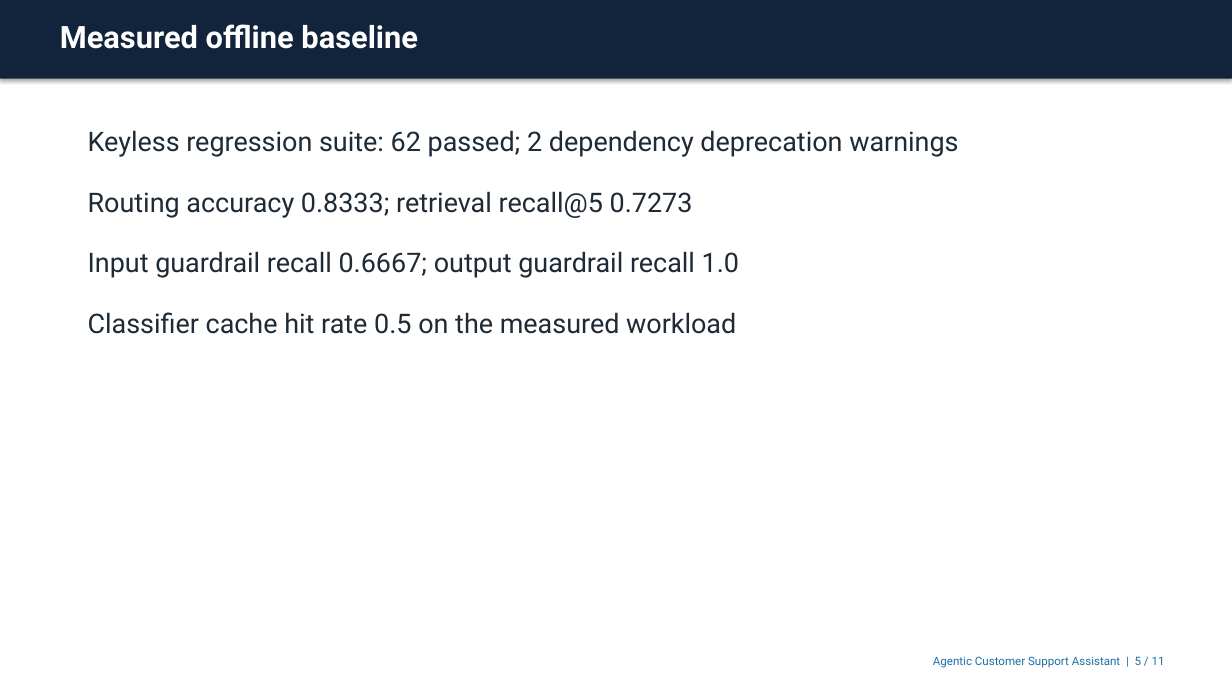
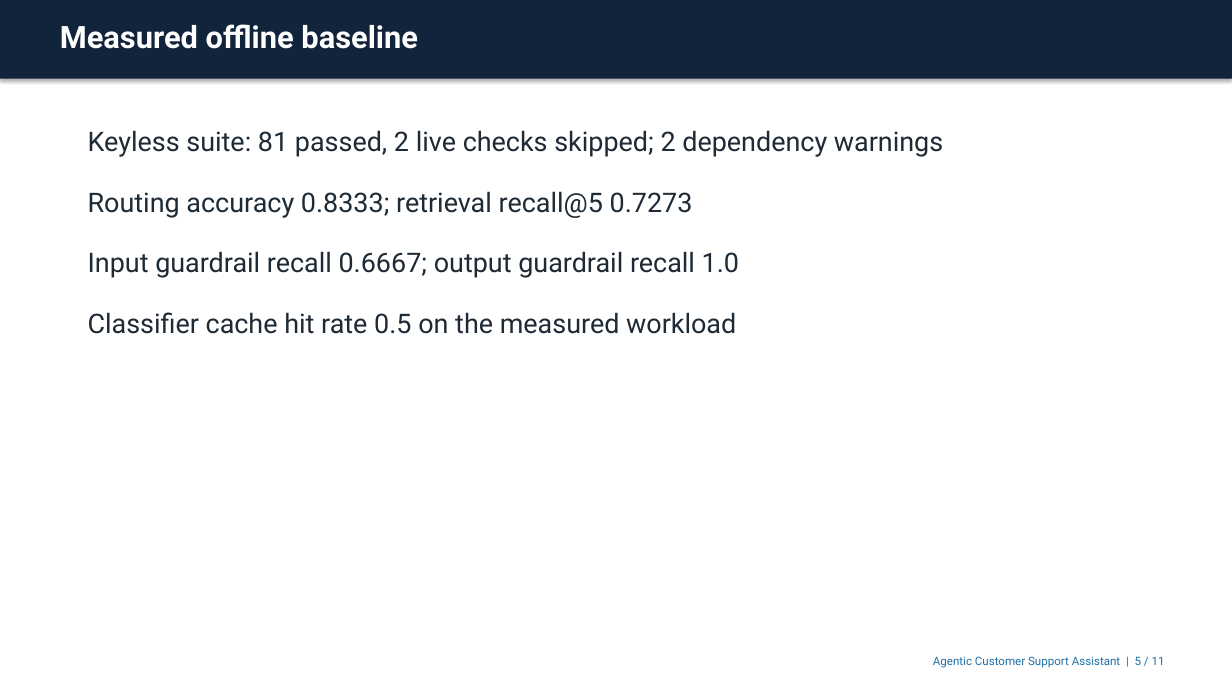
Before and after one commit to amit253/Agentic-Customer-Support-Assistant, a slide deck: slide 5 of presentation/agentic-customer-support.pptx. Drawn at 1232x693 pixels with LibreOffice and Linux fonts; fonts in the diff are those of the drawing. Boxes give left, top, right and bottom in pixels: in the first picture for what was removed or moved away, otherwise in the second. Text is boxed around its words. In the diff, an @@ line names an element or a change of style, - is before the commit and + after.

```diff
--- a/presentation/agentic-customer-support.pptx
+++ b/presentation/agentic-customer-support.pptx
@@ text at (88,130,943,157): text changed @@
-Keyless regression suite: 62 passed; 2 dependency deprecation warnings
+Keyless suite: 81 passed, 2 live checks skipped; 2 dependency warnings
```
Also in this commit, not shown: 2 other slides changed, 12 other files.
